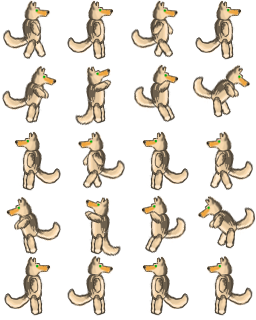
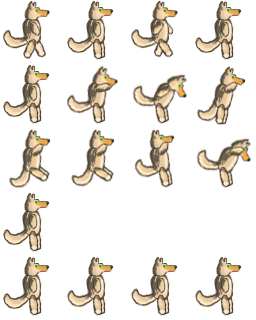
Before/after of a 256 x 320 layered artwork. What changed in the layer stack:
moved "RArm copy" (1st of 14, in "Idle4") into group "Idle4", painted on it over [87, 212, 230, 293]
moved "RLeg copy" (1st of 14, in "Idle4") into group "Idle4", painted on it over [92, 233, 232, 316]
moved "Body copy" (1st of 14, in "Idle4") into group "Idle4", painted on it over [85, 195, 239, 312]
moved "Tail copy" (1st of 14, in "Idle4") into group "Idle4", painted on it over [95, 231, 223, 308]
moved "LLeg copy" (1st of 14, in "Idle4") into group "Idle4", painted on it over [89, 232, 235, 316]
moved "LArm copy" (1st of 14, in "Idle4") into group "Idle4", painted on it over [84, 210, 233, 293]
renamed "Frame2 copy 4" to "Idle3", moved it above "Idle2" over [67, 255, 178, 316]
moved "Body copy" (3rd of 14, in "Idle2") into group "Idle2", painted on it over [86, 255, 234, 312]
moved "RArm copy" (5th of 14, in "Jump9") into group "Jump9", painted on it over [28, 213, 164, 293]
moved "RLeg copy" (5th of 14, in "Jump9") into group "Jump9", painted on it over [28, 230, 164, 316]
moved "Body copy" (5th of 14, in "Jump9") into group "Jump9", painted on it over [22, 192, 170, 312]
moved "Tail copy" (5th of 14, in "Jump9") into group "Jump9", painted on it over [3, 228, 189, 310]
moved "LLeg copy" (5th of 14, in "Jump9") into group "Jump9", painted on it over [31, 229, 161, 316]
moved "LArm copy" (5th of 14, in "Jump9") into group "Jump9", painted on it over [31, 213, 161, 293]
moved "Head copy" (3rd of 11, in "Jump8") into group "Jump8", painted on it over [87, 136, 252, 277]
moved "Body copy" (6th of 14, in "Jump8") into group "Jump8", painted on it over [145, 130, 243, 188]
moved "Head copy" (4th of 11, in "Jump7") into group "Jump7", painted on it over [146, 129, 233, 277]
moved "Head copy" (5th of 11, in "Jump6") into group "Jump6", painted on it over [87, 129, 170, 277]
…and 160 more changes (52 added, 13 moved_by, 19 painted, 76 removed, 12 stack)
